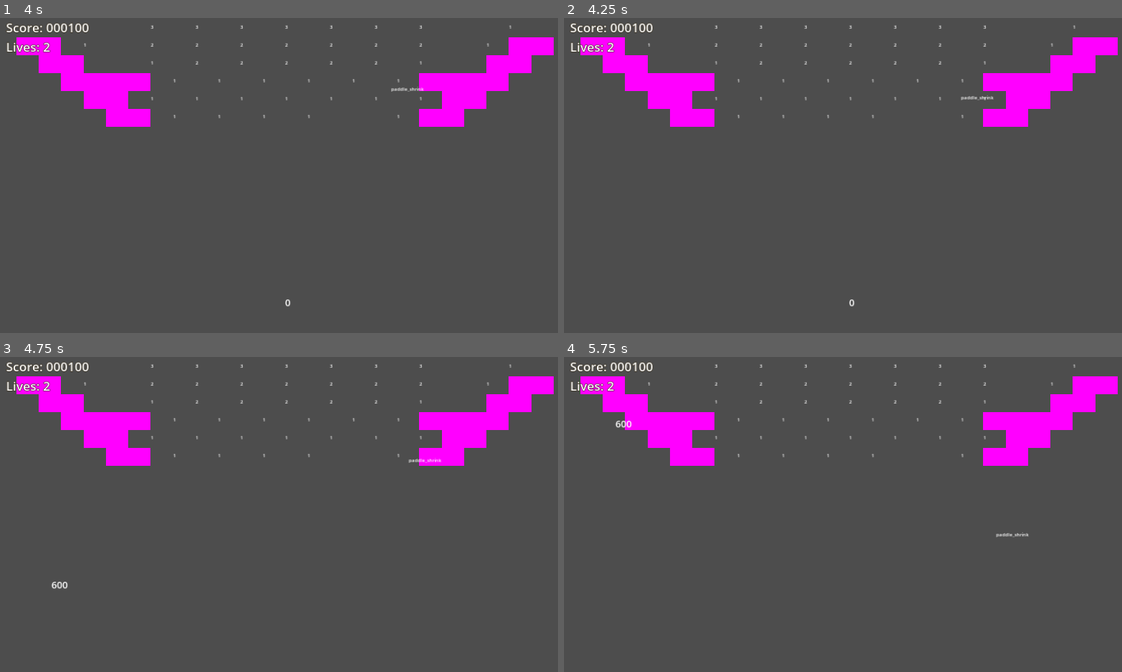
Above: before the commit, frames 1-4 (two rows, left to right).
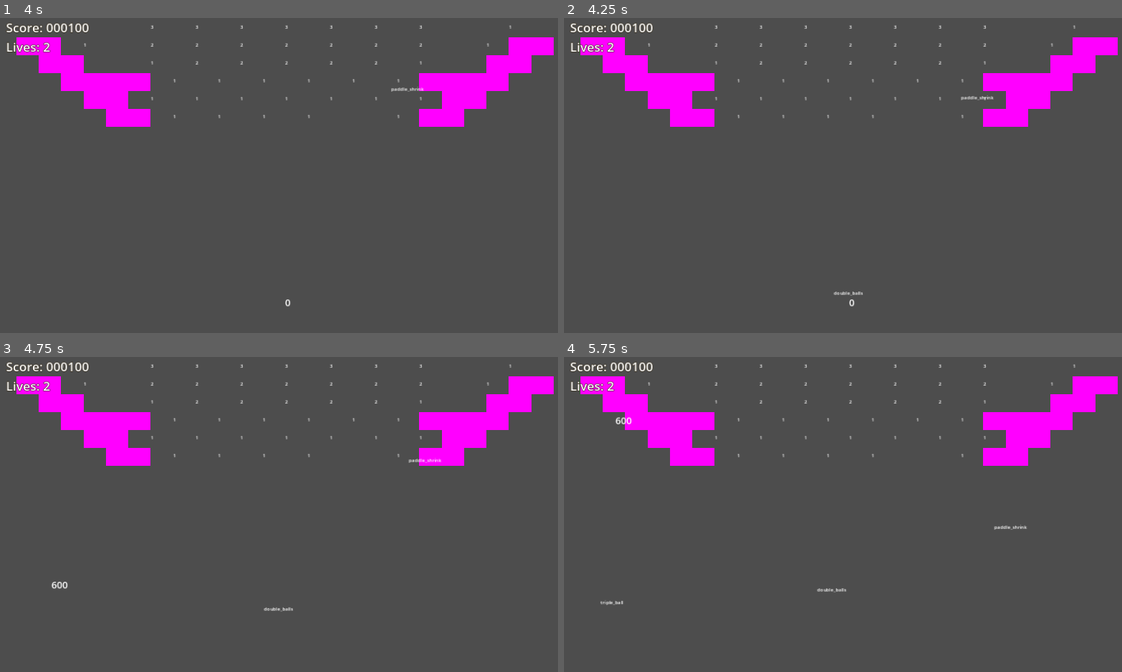
Above: after the commit, the same moments.

Repository: O-39889/brickout
Game: Godot game, scene res://scenes/main_level.tscn
The game is run twice, just before and just after one commit, with the same random seed, the same clock (stepped at 60 frames per second) and the same inputs.
Inputs (mouse positions are in pixels of both pictures, inside the frame that each line leads up to):
- Up to frame 1 (4 s): tap Enter at 0.5 s; move the mouse to (318, 169) at 0.52 s; click (318, 169) at 0.67 s; move the mouse to (256, 172) at 1.27 s; click (256, 172) at 1.42 s; move the mouse to (301, 166) at 2.02 s; click (301, 166) at 2.17 s; move the mouse to (279, 175) at 2.77 s; click (279, 175) at 2.92 s; move the mouse to (329, 175) at 3.52 s; click (329, 175) at 3.67 s
- Up to frame 2 (4.25 s): tap F1 (debug_1) at 4.15 s
- Up to frame 3 (4.75 s): move the mouse to (239, 508) at 4.27 s; click (239, 508) at 4.42 s
- Up to frame 4 (5.75 s): tap F2 (debug_2) at 4.9 s; move the mouse to (854, 511) at 5.02 s; click (854, 511) at 5.17 s; tap F3 (debug_3) at 5.65 s

Frame 1 is identical in both runs. In frame 2, less than 0.1% of the frame differs, in the area x 48-54%, y 86-89%; in frame 3, less than 0.1%; in frame 4, 0.3%, in the area x 6-84%, y 19-79%.

Commit message:
Kinda fix the balls colliding after being cloned
BruhвЂ¦

Diff:
--- a/scripts/Ball.gd
+++ b/scripts/Ball.gd
@@ -80,6 +80,11 @@
 @onready var collision_shape : CollisionShape2D = find_child("CollisionShape2D");
 
 
+#func _enter_tree():
+	#set_collision_mask_value(3, false);
+	#$CollisionShape2D.debug_color = Color(Color.WHITE, 107.0 / 256.0);
+
+
 func _ready():
 	($VisibleOnScreenNotifier2D.rect as Rect2).position = Vector2(-BALL_RADIUS, -BALL_RADIUS);
 	($VisibleOnScreenNotifier2D.rect as Rect2).size = Vector2(BALL_RADIUS * 2, BALL_RADIUS * 2);
@@ -106,6 +111,10 @@
 	stuck = false;
 	velocity = direction.normalized() * target_speed;
 	last_direction = velocity.normalized();
+	#(get_tree().create_timer(BALL_RADIUS * sqrt(2) / target_speed)
+		#.timeout.connect(func():
+			#set_collision_mask_value(3, true);
+			#collision_shape.debug_color = Color('0099b36b')));
 
 
 ## Change the direction of the ball, its current speed remaining the same.
@@ -116,6 +125,21 @@
 ## Change the velocity by a given amount.
 func apply_impulse(impulse: Vector2):
 	velocity += impulse;
+
+
+func handle_cloned(clones: Array[Ball]):
+	set_collision_mask_value(3, false);
+	collision_shape.debug_color = Color(Color.ALICE_BLUE, 0.420);
+	for ball in clones:
+		ball.set_collision_mask_value(3, false);
+		ball.collision_shape.debug_color = Color(Color.ALICE_BLUE, 0.420);
+	get_tree().create_timer(BALL_RADIUS * 2 / target_speed).\
+		timeout.connect(func():
+			set_collision_mask_value(3, true);
+			collision_shape.debug_color = Color('0099b36b');
+			for b in clones:
+				b.set_collision_mask_value(3, true)
+				b.collision_shape.debug_color = Color('0099b36b'));
 
 
 # that started to look worse somehow
--- a/scripts/Level.gd
+++ b/scripts/Level.gd
@@ -90,6 +90,7 @@
 
 func clone_balls(b: Ball, n: int):
 	var angle_range : float = PI if b.stuck else TAU;
+	var cloned_balls : Array[Ball] = [];
 	for i in range(n):
 		var new_ball : Ball = BALL_PACKED.instantiate();
 		var angle_offset : float = (i + 1) * angle_range / (n + 1);
@@ -102,7 +103,9 @@
 			new_ball.position = b.position;
 			launch_vector = b.velocity.normalized().rotated(angle_offset);
 		add_ball(new_ball);
+		cloned_balls.append(new_ball);
 		new_ball.launch(launch_vector);
+	b.handle_cloned(cloned_balls);
 
 
 func murder_ball(b: Ball):
@@ -143,9 +146,15 @@
 	if event.is_action_pressed("debug_restart"):
 		get_tree().reload_current_scene();
 	if event.is_action_pressed("debug_1"):
-		pass
+		powerup_component._request_powerup('double_balls',
+			paddle.position - Vector2(0, 69));
 	if event.is_action_pressed("debug_2"):
-		pass
+		powerup_component._request_powerup('triple_ball',
+			paddle.position - Vector2(0, 69))
+	if event.is_action_pressed('debug_3'):
+		Engine.time_scale = 1.0 / 60;
+	if event.is_action_pressed('debug_4'):
+		Engine.time_scale = 1.0;
 
 
 func _on_barrier_hit():
--- a/scripts/level_components/powerup_component.gd
+++ b/scripts/level_components/powerup_component.gd
@@ -241,3 +241,17 @@
 		&'paddle_freeze':
 			level.paddle.state = Paddle.PaddleState.Frozen;
 	GameProgression.score += Powerup.POWERUP_LIST[powerup.id][&'points'];
+
+
+func _request_powerup(id: StringName, pos: Vector2):
+	if not OS.is_debug_build():
+		return;
+	var powerup_node : PowerupNode = POWERUP_PACKED.instantiate() as PowerupNode;
+	powerup_node.global_position = pos;
+	var powerup_type : StringName;
+	for type in Powerup.POWERUP_POOL.keys():
+		if id in Powerup.POWERUP_POOL[type]:
+			powerup_type = type;
+			break;
+	powerup_node.powerup = Powerup.new(id, powerup_type);
+	add_child(powerup_node);
